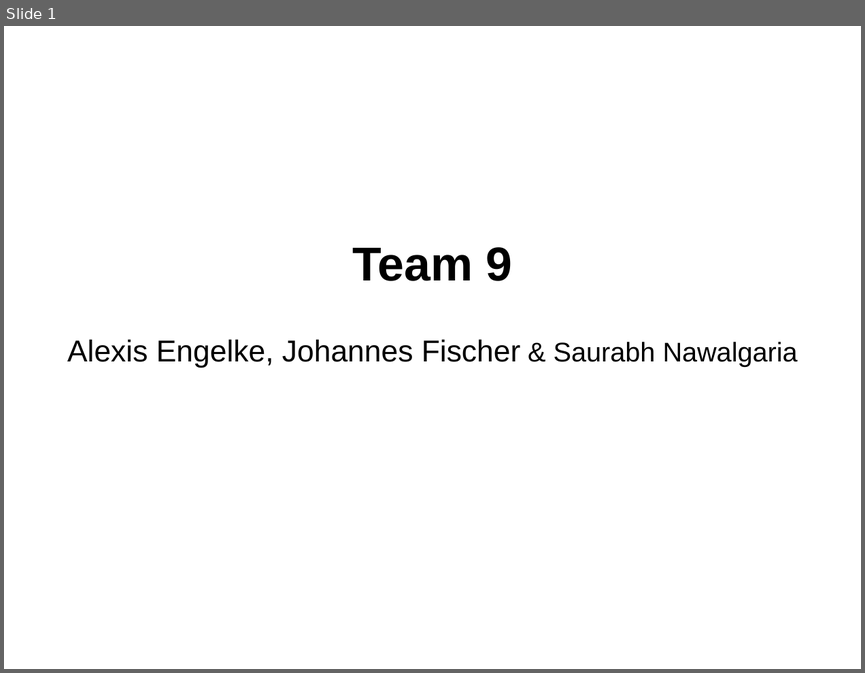
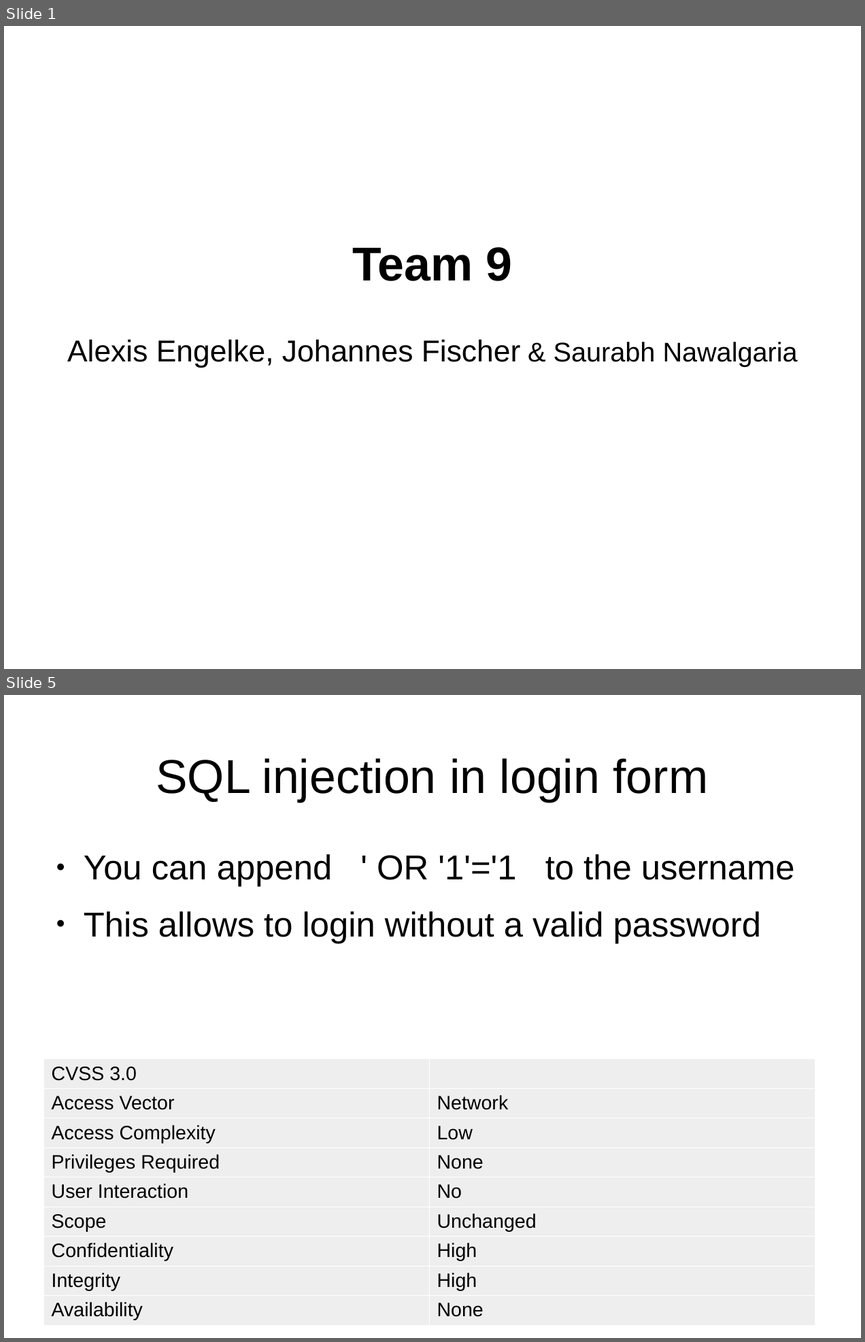
Before and after one commit to snawalgaria/SecureCoding, a slide deck: phase2/presentation.odp. Shown one above the other, each under a label of ours: slide 1 before the commit, slides 1 and 5 after it; the slides between them are not shown. The pictures are 865x673 and 865x1342 pixels, drawn with LibreOffice and Linux fonts; fonts in the diff are those of the drawing. Boxes give left, top, right and bottom in pixels: in the first picture for what was removed or moved away, otherwise in the second. Text is boxed around its words. In the diff, an @@ line names an element or a change of style, - is before the commit and + after.

```diff
--- a/phase2/presentation.odp
+++ b/phase2/presentation.odp
@@ slide 5 added at bbox=[4, 695, 861, 1338], background #FFFFFF @@
@@ title added at bbox=[156, 758, 708, 802], 44 pt, text #000000 @@
+SQL injection in login form
@@ text added at bbox=[84, 854, 795, 943], 32 pt, text #000000 @@
+● You can append ' OR '1'='1 to the username
+● This allows to login without a valid password
@@ table added at bbox=[43, 1059, 815, 1326], 9 rows, 2 columns @@
+CVSS 3.0 | 
+Access Vector | Network
+Access Complexity | Low
+Privileges Required | None
+User Interaction | No
+Scope | Unchanged
+Confidentiality | High
+Integrity | High
+Availability | None
```
Also in this commit, not shown: 3 slides changed, 1 other slide added.
